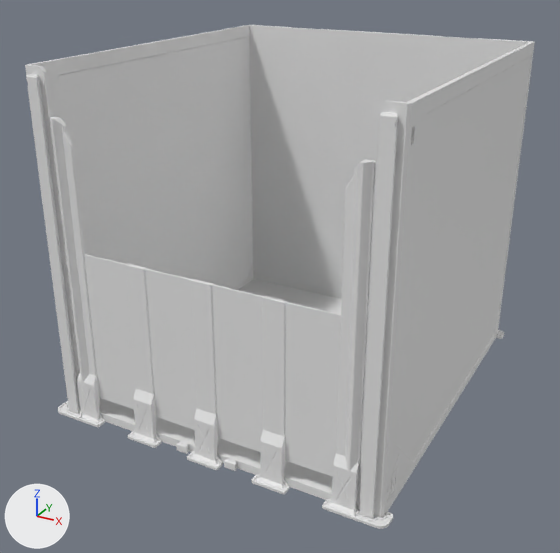
An edit to the glTF model viewer/parts/185/DecorDrawer_185-2W-3H.lib.glb, drawn before and after from the same camera.
One viewpoint serves both versions: a camera (50 mm lens) standing at (162.0, -317.0, 209.0) and looking at (-4.0, -14.0, 58.0). Every picture has the same lights, and +X, +Y and +Z are marked at lower left. The picture after the commit comes second. Where no turn or scale is listed for an object, it has been applied to the vertices. Vertices at exactly the same position are counted once.

Objects in the first picture: 'DecorDrawer_185-2W-3H'.
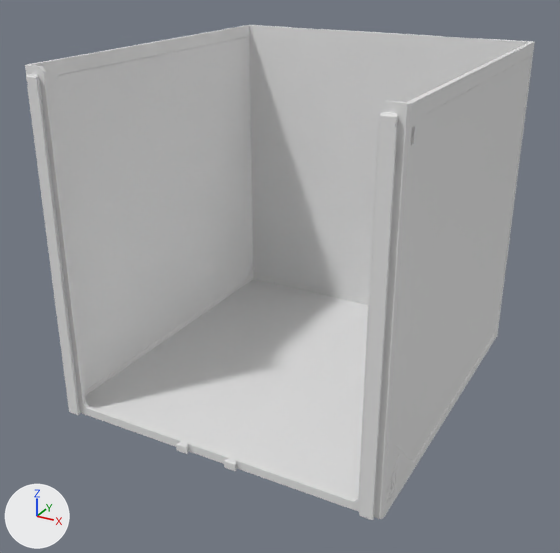
Where the newer file only moved an object's origin or applied its transform, the numbers keep the older frame.

Location of each change, [x1, y1, x2, y2] in pixels of the pictures (560 x 553 px):
'DecorDrawer_185-2W-3H', reshaped
    before: [25, 25, 535, 529]
    after: [25, 25, 535, 520]
part 1 of me_decordrawer_185_2w_3h, deleted
    before: [84, 254, 341, 494]
part 2 of me_decordrawer_185_2w_3h, cut back
    before: [322, 42, 535, 529]
    after: [354, 56, 531, 508]
part 3 of me_decordrawer_185_2w_3h, cut back
    before: [25, 65, 253, 427]
    after: [27, 74, 253, 413]

What the commit changed:
me_decordrawer_185_2w_3h is used by ob_decordrawer_185_2w_3h; location (0.0, 0.0, 81.0).
me_decordrawer_185_2w_3h had 2172 vertices, 4312 faces and spanned x -85.0..85.0, y -93.0..93.0, z -81.0..81.0.
me_decordrawer_185_2w_3h now has 668 vertices, 1332 faces and spans x -81.0..81.0, y -90.0..90.0, z -81.0..81.0.
me_decordrawer_185_2w_3h part 1: 7 loose pieces with 422 vertices, spanning x -61.0..61.0, y -93.0..-85.0, z -81.0..3.0, are deleted.
me_decordrawer_185_2w_3h part 2: 19 vertices moved from x 73.0..82.0, y -87.0..-75.0, z -81.0..-72.0 to x 73.0..81.0, y -87.0..-75.0, z -81.0..-72.0; 612 vertices removed from x 58.0..85.0, y -93.0..93.0, z -81.0..77.0; 71 vertices added at x 73.0..81.0, y -89.0..77.0, z -77.0..77.0.
me_decordrawer_185_2w_3h part 3: 2 vertices moved within x -73.0, y -87.0, z -81.0; 553 vertices removed from x -85.0..-58.0, y -93.0..93.0, z -81.0..78.0; 12 vertices added at x -81.0..-73.0, y -89.0..77.0, z -77.0..78.0.
Other edits to the shape of me_decordrawer_185_2w_3h do not show in these pictures.
